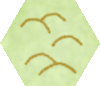
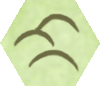
Two versions of the same layered image (100x86). Layer-by-layer changes:
painted on "Hills" over (13, 11, 84, 77)
